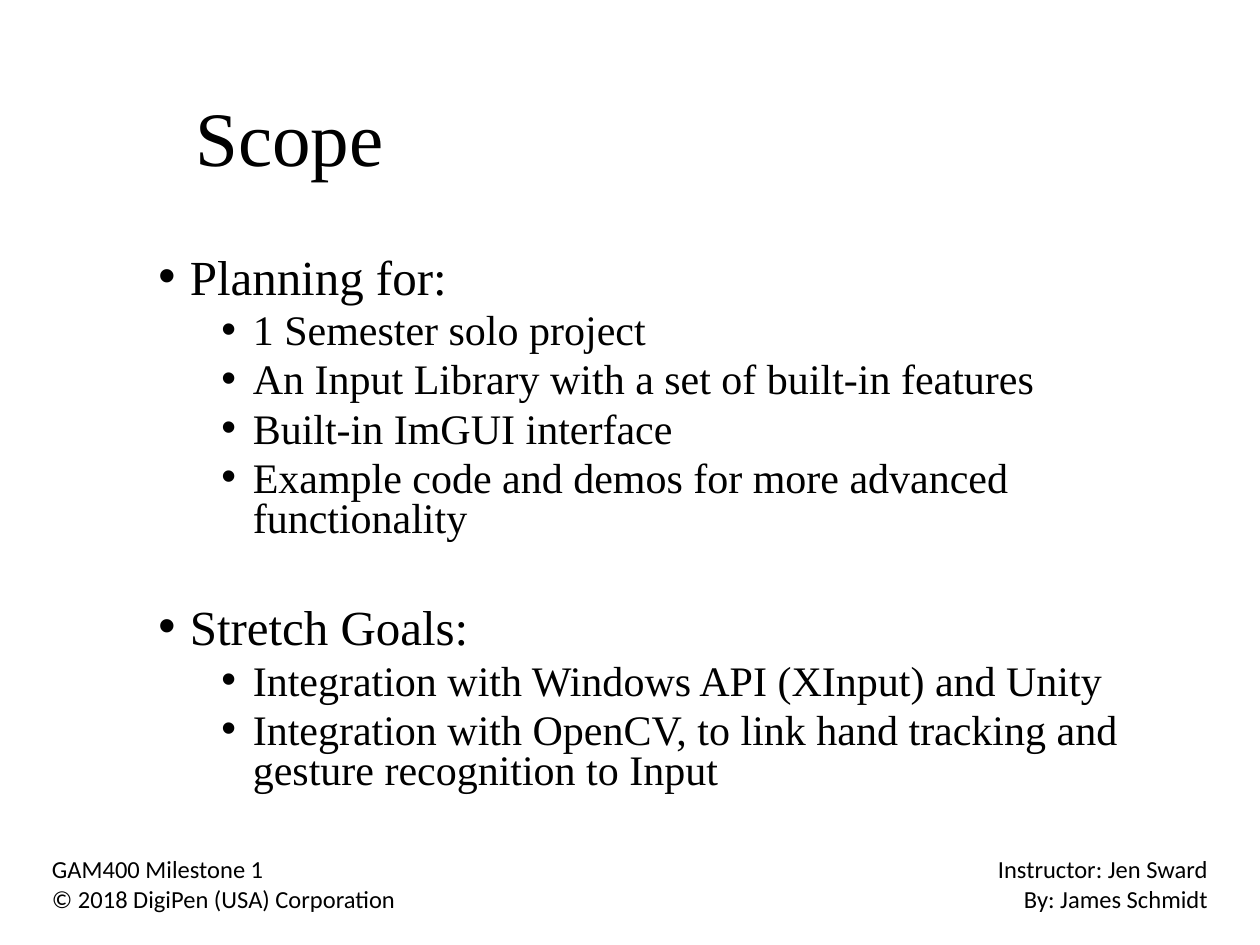
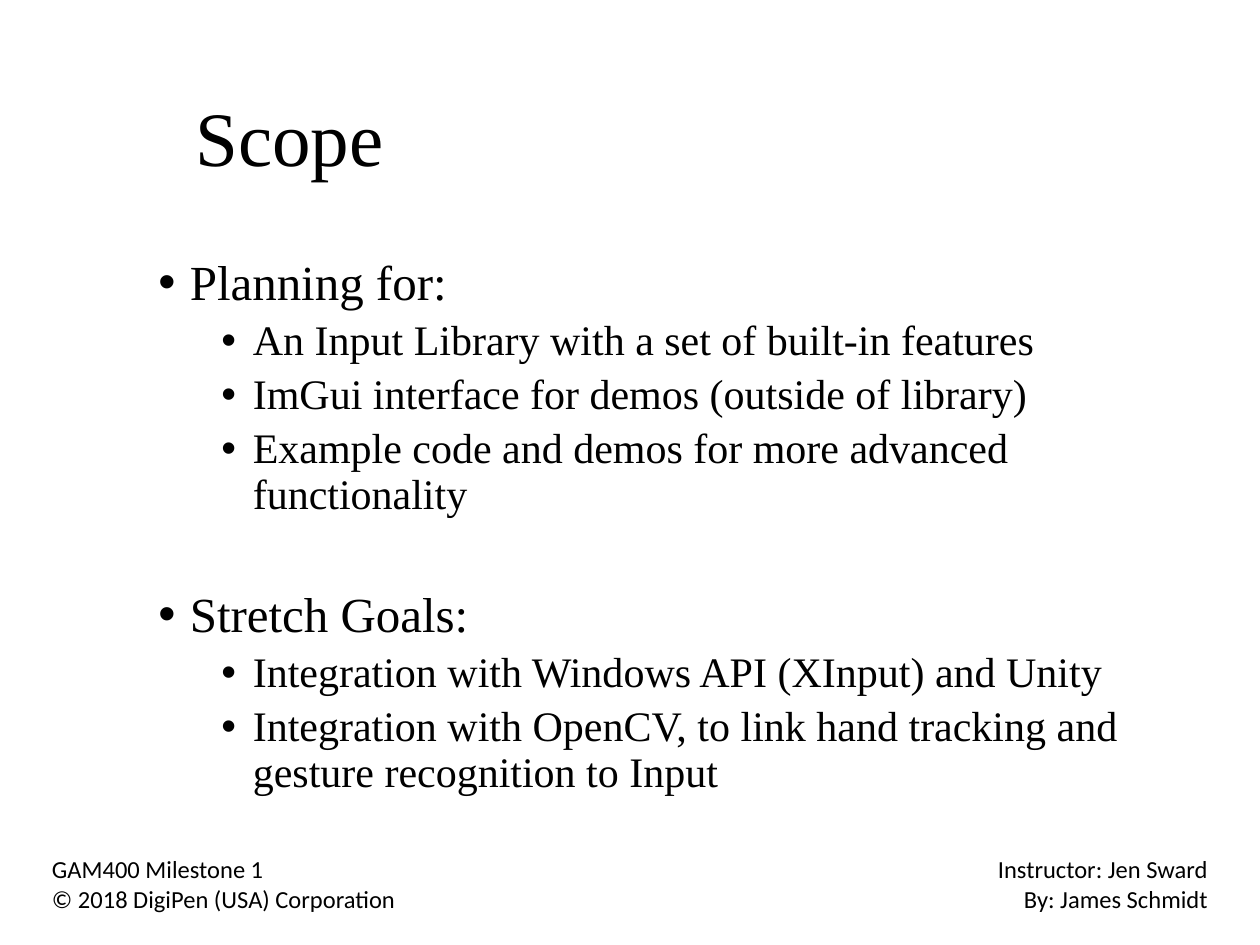
Before and after one commit to NekoTenshi87/SInput, a slide deck: slide 4 of Docs/Milestone1.pptx (slide 3 before the commit). Drawn at 1260x945 pixels with LibreOffice and Linux fonts; fonts in the diff are those of the drawing; background and template pictures are left out. Boxes give left, top, right and bottom in pixels: in the first picture for what was removed or moved away, otherwise in the second. Text is boxed around its words. In the diff, an @@ line names an element or a change of style, - is before the commit and + after.

Commit message:
UpdatedPPT

```diff
--- a/Docs/Milestone1.pptx
+++ b/Docs/Milestone1.pptx
@@ text at bbox=[190, 265, 1118, 796]: line spacing 0.8 to 0.9 @@
@@ text at bbox=[253, 316, 646, 354]: paragraph removed @@
-  • 1 Semester solo project
@@ text at bbox=[253, 379, 1027, 418]: text changed @@
-  • Built-in ImGUI interface
+  • ImGui interface for demos (outside of library)
```
Also in this commit, not shown: 1 other slide changed.
